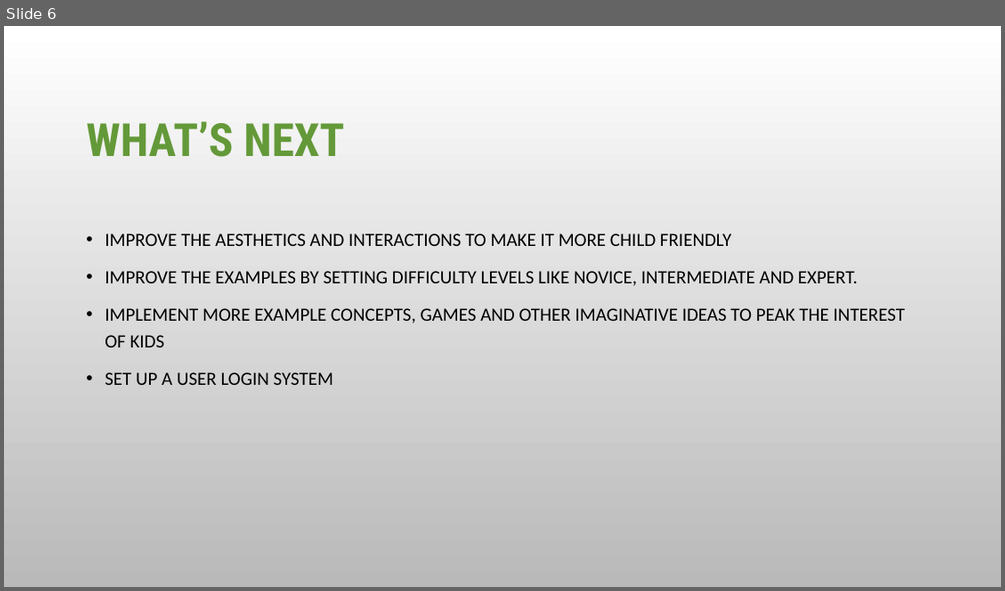
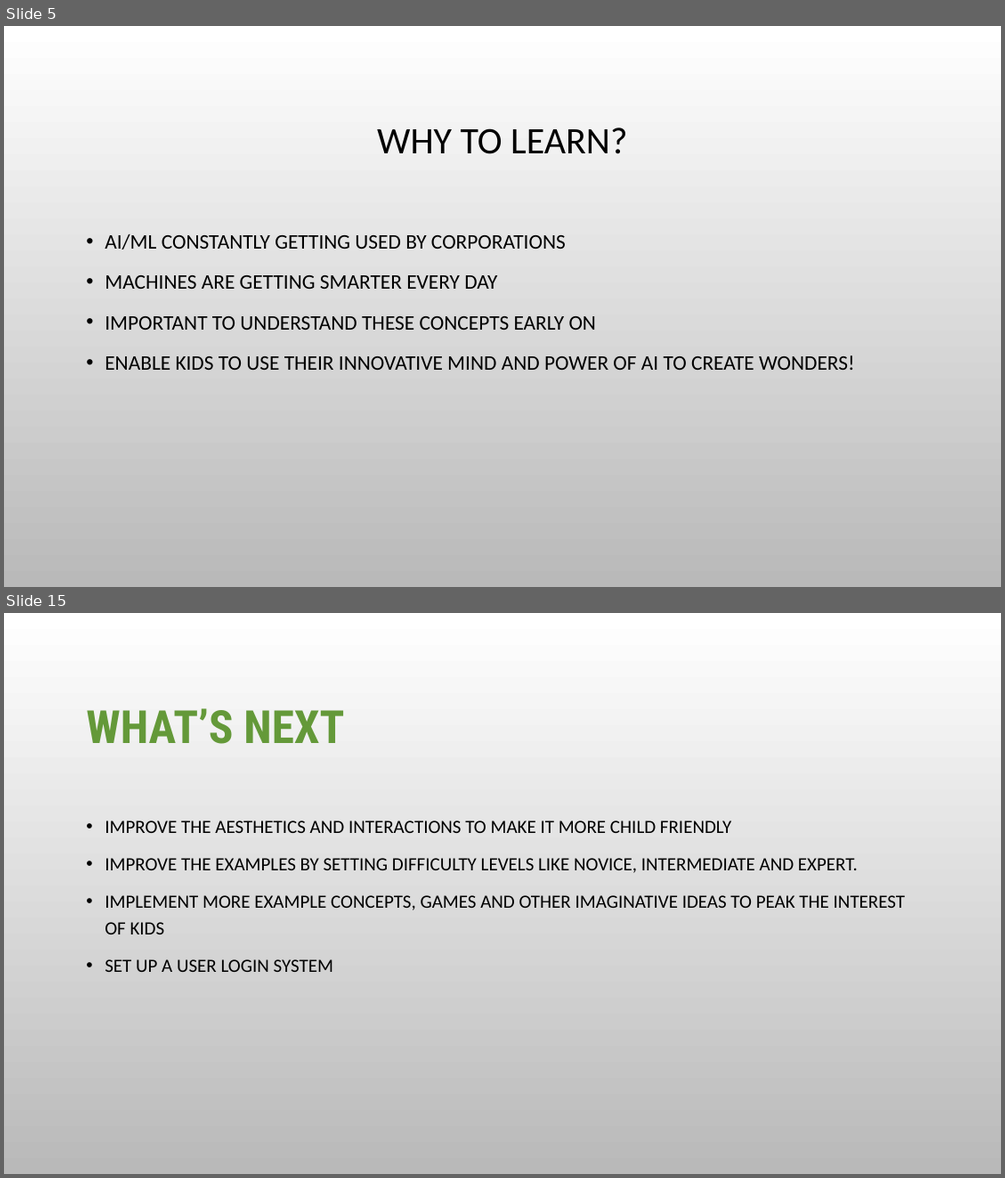
Before and after one commit to Aamir185/AI_Literacy_Tool_Capstone_T2_2020, a slide deck: Team_Contributions/Alwin/Pitch video/Pitch video slides.pptx. Shown one above the other, each under a label of ours: slide 6 before the commit, slides 5 and 15 after it; the slides between them are not shown. The pictures are 1005x591 and 1005x1178 pixels, drawn with LibreOffice and Linux fonts; fonts in the diff are those of the drawing; background and template pictures are left out. Boxes give left, top, right and bottom in pixels: in the first picture for what was removed or moved away, otherwise in the second. Text is boxed around its words. In the diff, an @@ line names an element or a change of style, - is before the commit and + after.

```diff
--- a/Team_Contributions/Alwin/Pitch video/Pitch video slides.pptx
+++ b/Team_Contributions/Alwin/Pitch video/Pitch video slides.pptx
@@ slide 5 added at [4,26,1001,587], background picture (left out) @@
@@ title added at [377,127,627,154], 36 pt, text #000000 @@
+WHY TO LEARN?
@@ text added at [105,234,855,370], 20 pt, text #000000 @@
+• AI/ML CONSTANTLY GETTING USED BY CORPORATIONS
+• MACHINES ARE GETTING SMARTER EVERY DAY
+• IMPORTANT TO UNDERSTAND THESE CONCEPTS EARLY ON
+• ENABLE KIDS TO USE THEIR INNOVATIVE MIND AND POWER OF AI TO CREATE WONDERS!
@@ what was slide 6 is now slide 15 @@
```
Also in this commit, not shown: 5 slides changed, 13 other slides added.
